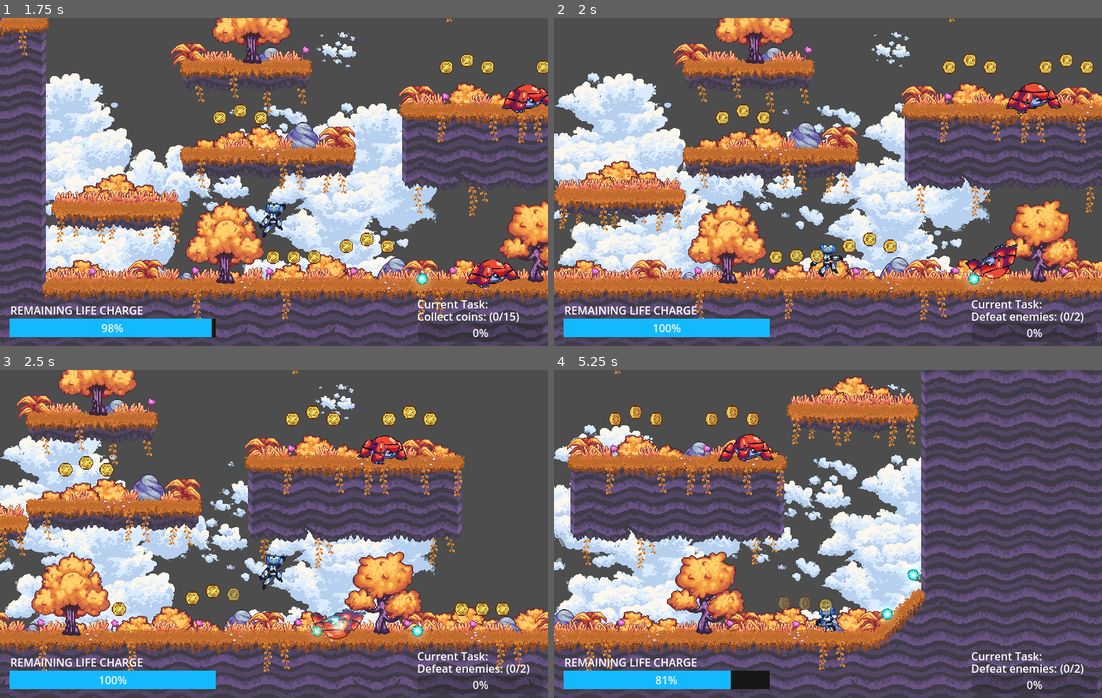
Above: before the commit, frames 1-4 (two rows, left to right).
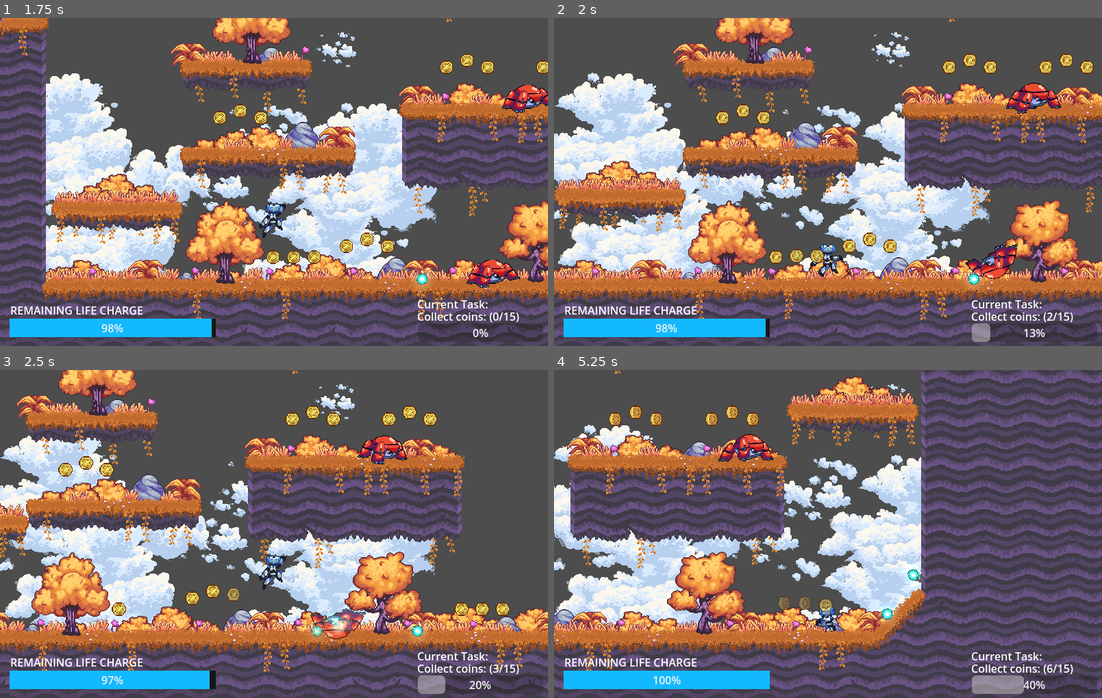
Above: after the commit, the same moments.

Repository: javidwaldron/2D-Platformer
Game: Godot game, scene res://main_menu.tscn
Same seed, same stepped clock (60 frames per second), same inputs: the game is played once before the commit and once after it.
Inputs (mouse positions are in pixels of both pictures, inside the frame that each line leads up to):
- Up to frame 1 (1.75 s): click "Start Game" at 0.5 s; tap Enter at 1.25 s; move the mouse to (394, 165) at 1.27 s; hold Right (move_right) from 1.28 s (still down); tap Space (shoot) at 1.35 s; click (394, 165) at 1.42 s; tap Up (jump) at 1.52 s
- Up to frame 2 (2 s): keep holding Right (move_right)
- Up to frame 3 (2.5 s): keep holding Right (move_right); move the mouse to (164, 550) at 2.02 s; tap Space (shoot) at 2.1 s; tap Up (jump) at 2.27 s
- Up to frame 4 (5.25 s): move the mouse to (882, 461) at 2.77 s; release Right (move_right) at 2.78 s; hold Left (move_left) 2.78-3.53 s; tap Space (shoot) every 0.75 s from 2.85 to 5.1 s; move the mouse to (800, 599) at 3.52 s; hold Right (move_right) 3.53-5.03 s; click (800, 599) at 3.67 s; tap Up (jump) at 3.77, 4.52 s; move the mouse to (992, 583) at 4.27 s; move the mouse to (663, 484) at 5.02 s; hold Left (move_left) from 5.03 s (still down)

Frame 1 is identical in both runs. In frame 2, 0.6% of the frame differs, in the area x 18-97%, y 89-99%; in frame 3, 0.8%; in frame 4, 1.4%.

Commit message:
update quest system

Diff:
--- a/2dPlatformeer/enemy/enemy.gd
+++ b/2dPlatformeer/enemy/enemy.gd
@@ -1,23 +1,20 @@
 class_name Enemy extends CharacterBody2D
 
+@export var quest_manager: Node
 
-enum State { WALKING, DEAD }
+enum State {
+	WALKING,
+	DEAD,
+}
 
 
 var pickup1 = preload("res://Items/pickup_small.tscn")
 var pickup2 = preload("res://Items/pickup_medium.tscn")
 var pickup3 = preload("res://Items/pickup_large.tscn")
 
-var attackorbleft = preload("res://enemy/enemy_orbleft.tscn")
-var attackorbright = preload("res://enemy/enemy_orbright.tscn")
-
 @onready var timer = $Timer
-@onready var attacktimer = $AttackTimer
-@onready var fireleft
-@onready var fireright
 
 const WALK_SPEED = 22.0
-
 
 var _state := State.WALKING
 
@@ -28,30 +25,10 @@
 @onready var sprite := $Sprite2D as Sprite2D
 @onready var animation_player := $AnimationPlayer as AnimationPlayer
 
-@onready var ray_cast_player_left: RayCast2D = $RayCastPlayerLeft
-@onready var ray_cast_player_right: RayCast2D = $RayCastPlayerRight
+signal enemy_defeated
 
-func _process(delta):
-
-
-	if ray_cast_player_left.is_colliding():
-		fireleft = true
-	elif ray_cast_player_right.is_colliding():
-		fireright = true
-
-
-	if fireleft == true:
-		ray_cast_player_left.enabled = false
-		attacktimer.start()
-		fireleft = false
-
-	if fireright == true:
-		ray_cast_player_right.enabled = false
-		attacktimer.start()
-		fireright = false
-
-
-
+func _ready() -> void:
+	quest_manager = get_tree().get_first_node_in_group("quest_manager")
 
 func _physics_process(delta: float) -> void:
 	if _state == State.WALKING and velocity.is_zero_approx():
@@ -59,13 +36,8 @@
 	velocity.y += gravity * delta
 	if not floor_detector_left.is_colliding():
 		velocity.x = WALK_SPEED
-
-
-
 	elif not floor_detector_right.is_colliding():
 		velocity.x = -WALK_SPEED
-
-
 
 	if is_on_wall():
 		velocity.x = -velocity.x
@@ -84,8 +56,12 @@
 
 func destroy() -> void:
 	_state = State.DEAD
-	attacktimer.stop()
+
+	if quest_manager and quest_manager.current_quest == quest_manager.QuestType.KILL_ENEMIES:
+		quest_manager.update_progress(1)
+
 	velocity = Vector2.ZERO
+	emit_signal("enemy_defeated")
 	timer.start()
 
 
@@ -125,17 +101,3 @@
 func _on_timer_timeout():
 	print("ding")
 	queue_free()
-
-
-func _on_attack_timer_timeout():
-	if ray_cast_player_left.enabled == false:
-		var instance = attackorbright.instantiate()
-		add_child(instance)
-
-	if ray_cast_player_right.enabled == false:
-		var instance = attackorbleft.instantiate()
-		add_child(instance)
-
-	ray_cast_player_left.enabled = true
-	ray_cast_player_right.enabled = true
-	attacktimer.stop()
--- a/2dPlatformeer/enemy/enemy.tscn
+++ b/2dPlatformeer/enemy/enemy.tscn
@@ -268,19 +268,16 @@
 script = ExtResource("5")
 
 [node name="PlatformDetector" type="RayCast2D" parent="."]
-visible = false
 position = Vector2(0, 6)
 target_position = Vector2(0, 8)
 collision_mask = 8
 
 [node name="FloorDetectorLeft" type="RayCast2D" parent="."]
-visible = false
 position = Vector2(-15, -4)
 target_position = Vector2(0, 35)
 collision_mask = 24
 
 [node name="FloorDetectorRight" type="RayCast2D" parent="."]
-visible = false
 position = Vector2(15.5, -3)
 target_position = Vector2(0, 35)
 collision_mask = 24
@@ -329,14 +326,4 @@
 wait_time = 3.0
 one_shot = true
 
-[node name="RayCastPlayerLeft" type="RayCast2D" parent="."]
-target_position = Vector2(-250, 0)
-
-[node name="RayCastPlayerRight" type="RayCast2D" parent="."]
-target_position = Vector2(250, 0)
-
-[node name="AttackTimer" type="Timer" parent="."]
-process_callback = 0
-
 [connection signal="timeout" from="Timer" to="." method="_on_timer_timeout"]
-[connection signal="timeout" from="AttackTimer" to="." method="_on_attack_timer_timeout"]
--- a/2dPlatformeer/player/player.gd
+++ b/2dPlatformeer/player/player.gd
@@ -1,5 +1,6 @@
 class_name Player extends CharacterBody2D
 
+@export var quest_manager: Node
 
 signal coin_collected()
 
@@ -24,6 +25,7 @@
 var _double_jump_charged := false
 
 var hp:=100
+var level = 1
 
 @onready var health_bar = %HealthBar
 @onready var timer = %Timer
@@ -32,6 +34,8 @@
 	timer.start()
 	health_bar.value = hp
 	health_bar.max_value = 100
+	if quest_manager:
+		quest_manager.connect("player_leveled_up", Callable(self, "on_level_up"))
 
 
 
@@ -101,8 +105,13 @@
 func _on_timer_timeout():
 	hp-=1
 	health_bar.value = hp
-
+	print(hp)
 
 func health_up(int):
 	hp+= int
 	health_bar.value = hp
+	print(hp)
+
+func on_level_up(new_level: int):
+	level = new_level
+	print("The player's level is: %d" % level)
--- a/2dPlatformeer/quest_manager.gd
+++ b/2dPlatformeer/quest_manager.gd
@@ -12,7 +12,7 @@
 
 var current_quest = QuestType.COLLECT_COINS
 var quest_progress = 0
-var required_amount = 2
+var required_amount = 15
 var player_level = 1
 
 func _ready():
